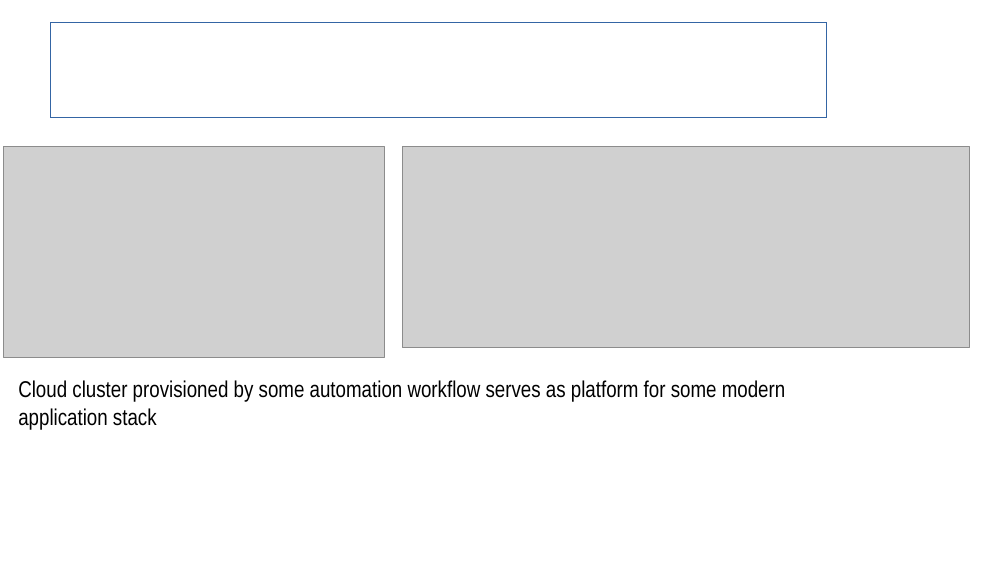
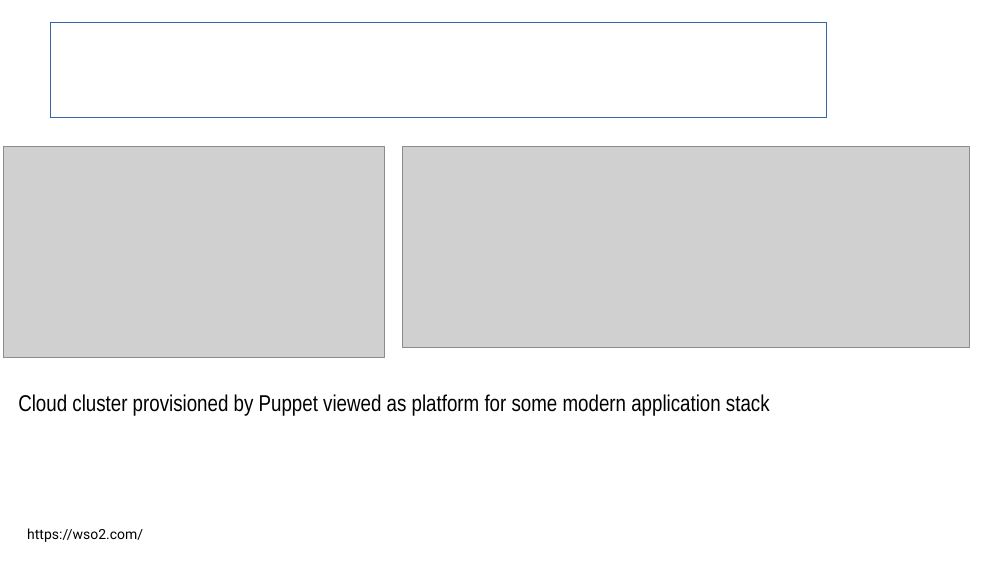
Before and after one commit to sergueik/uru_serverspec, a slide deck: slide 4 of Serverspec Integration in Cloud Provision.odp. Drawn at 1008x567 pixels with LibreOffice and Linux fonts; fonts in the diff are those of the drawing; grey boxes stand for pictures; background and template pictures are left out. Boxes give left, top, right and bottom in pixels: in the first picture for what was removed or moved away, otherwise in the second. Text is boxed around its words. In the diff, an @@ line names an element or a change of style, - is before the commit and + after.

Commit message:
updated presentation

```diff
--- a/Serverspec Integration in Cloud Provision.odp
+++ b/Serverspec Integration in Cloud Provision.odp
@@ text at (18, 394, 770, 416): text changed @@
-Cloud cluster provisioned by some automation workflow serves as platform for some modern application stack
+Cloud cluster provisioned by Puppet viewed as platform for some modern application stack
@@ text added at (27, 528, 143, 542), 11 pt, text #000000 @@
+https://wso2.com/
```
Also in this commit, not shown: 3 other slides changed, 2 slides added, 1 other file.
